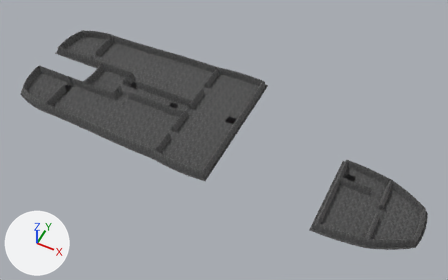
The glTF model cpp-version/assets/ships/ship1/levels3d/level_1/level_1.gltf: old version first, new version second.
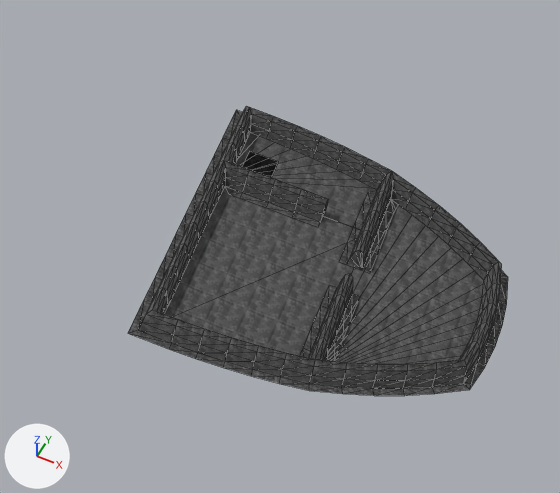
The first picture shows the older version from a 50 mm lens placed at (74.5, -56.8, 84.0), pointed at (40.3, 11.5, -1.3). The close-ups show the older and then the newer version on the part from 60% to 99% of the width and 45% to 100% of the height of that picture. Only the edits that show in the close-ups are written down. The axes (+X, +Y, +Z) are drawn at lower left. The lights are the same throughout. The close-ups show mesh edges as thin lines. Vertices at exactly the same position are counted once.
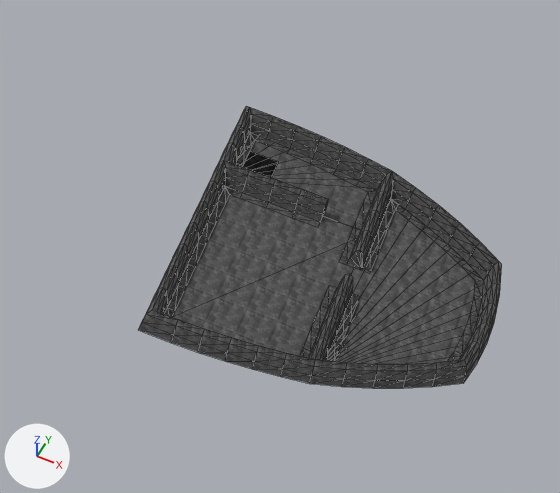
The change in detail:
me_mesh_106 is used by ob_mesh_106; location (0.0, 0.0, 0.0).
me_mesh_106 had 14 vertices, 12 faces and spanned x 61.77..70.92, y -0.81..0.42, z 0.03.
me_mesh_106 now has 14 vertices, 12 faces and spans x 62.99..70.31, y 0.41..1.48, z 0.03.
me_mesh_106 part 1: 14 of 14 vertices moved; they spanned x 61.77..70.92, y -0.81..0.42, z 0.03 and now span x 62.99..70.31, y 0.41..1.48, z 0.03; mean shift (-0.02, 1.2, 0.0).
me_mesh_108 is used by ob_mesh_108; location (0.0, 0.0, 0.0).
me_mesh_108 had 12 vertices, 10 faces and spanned x 70.82..77.93, y 0.03..3.82, z 0.03.
me_mesh_108 now has 12 vertices, 10 faces and spans x 71.12..76.86, y 1.38..4.55, z 0.03.
me_mesh_108 part 2: 12 of 12 vertices moved; they spanned x 70.82..77.93, y 0.03..3.82, z 0.03 and now span x 71.12..76.86, y 1.38..4.55, z 0.03; mean shift (-0.47, 1.09, 0.0).
me_mesh_110 is used by ob_mesh_110; location (0.0, 0.0, 0.0).
me_mesh_110 had 12 vertices, 10 faces and spanned x 77.57..78.42, y 3.58..11.05, z 0.03.
me_mesh_110 now has 12 vertices, 10 faces and spans x 76.5..77.2, y 4.31..10.32, z 0.03.
me_mesh_110 part 3: all 2 vertices in x 78.01..78.42, y 6.62..6.64, z 0.03 are moved by (-1.22, 0.06, 0.0).
me_mesh_110 part 4: all 2 vertices in x 77.88..78.28, y 9.33..9.39, z 0.03 are moved by (-1.21, -0.18, 0.0).
me_mesh_110 part 5: all 2 vertices in x 77.88..78.28, y 5.24..5.3, z 0.03 are moved by (-1.21, 0.18, 0.0).
me_mesh_110 part 6: all 2 vertices in x 77.57..77.93, y 10.81..11.05, z 0.03 are moved by (-1.07, -0.73, 0.0).
me_mesh_110 part 7: all 2 vertices in x 77.57..77.93, y 3.58..3.82, z 0.03 are moved by (-1.07, 0.73, 0.0).
Other edits to the shape of me_mesh_110 do not show in these pictures.
me_mesh_116 is used by ob_mesh_116; location (0.0, 0.0, 0.0).
Before the commit, vertices of me_mesh_116: 2 (61.77, 13.28, 0.03) at pixel (222, 137), 3 (62.18, 13.28, 0.03) at pixel (229, 139), 4 (61.77, 11.92, 0.03) at pixel (214, 154), 5 (62.18, 11.92, 0.03) at pixel (221, 157).
me_mesh_116 had 8 vertices, 6 faces and spanned x 61.77..62.18, y 10.57..15.44, z 0.03.
me_mesh_116 now has 8 vertices, 6 faces and spans x 62.99..63.4, y 10.97..14.22, z 0.03.
Part 8, on me_mesh_116:
Vertices 2 to 5 of me_mesh_116 move by (1.22, 0.0, 0.0).
Vertex 0 of me_mesh_116 moves from (61.77, 15.44, 0.03) at pixel (236, 109) to (62.99, 14.22, 0.03) at pixel (249, 132).
Vertex 1 of me_mesh_116 moves from (62.18, 15.04, 0.03) at pixel (240, 117) to (63.4, 13.82, 0.03) at pixel (254, 140).
Vertex 6 of me_mesh_116 moves from (61.77, 10.57, 0.03) at pixel (205, 172) to (62.99, 10.97, 0.03).
Vertex 7 of me_mesh_116 moves from (62.18, 10.57, 0.03) at pixel (212, 175) to (63.4, 11.38, 0.03).
me_mesh_118 is used by ob_mesh_118; location (0.0, 0.0, 0.0).
me_mesh_118 had 16 vertices, 14 faces and spanned x 61.77..62.18, y -0.81..10.57, z 0.03.
me_mesh_118 now has 16 vertices, 14 faces and spans x 62.99..63.4, y 0.41..10.16, z 0.03.
me_mesh_118 part 9: the 1 vertex in x 61.77, y 10.57, z 0.03 is moved by (1.22, -0.41, 0.0).
me_mesh_118 part 10: all 12 vertices in x 61.77..62.18, y 1.51..9.06, z 0.03 are moved by (1.22, 0.0, 0.0).
me_mesh_118 part 11: all 2 vertices in x 61.77..62.18, y -0.81..-0.41, z 0.03 are moved by (1.22, 1.22, 0.0).
Other edits to the shape of me_mesh_118 do not show in these pictures.

Pixel boxes (x1, y1, x2, y2) of what changed, in the close-ups (560 x 493 px; the box of a moved part takes in the faces that stretch with it):
'Mesh_118', reshaped (22% narrower, 18% shorter)
    before: (128, 173, 212, 333)
    after: (164, 186, 229, 317)
'Mesh_110', reshaped
    before: (464, 277, 508, 390)
    after: (448, 280, 484, 361)
'Mesh_106', reshaped (not visible afterwards)
    before: (129, 330, 309, 390)
'Mesh_108', reshaped (not visible afterwards)
    before: (309, 383, 469, 395)
'Mesh_116', reshaped
    before: (206, 111, 240, 175)
    after: (235, 134, 254, 167)
part 3 of me_mesh_110, moved or reshaped
    before: (488, 323, 502, 346)
    after: (464, 315, 478, 336)
part 4 of me_mesh_110, moved or reshaped
    before: (494, 302, 507, 325)
    after: (470, 296, 482, 317)
part 5 of me_mesh_110, moved or reshaped
    before: (478, 343, 495, 366)
    after: (455, 333, 471, 354)
part 6 of me_mesh_110, moved or reshaped
    before: (499, 277, 508, 304)
    after: (474, 280, 484, 298)
part 7 of me_mesh_110, moved or reshaped (mostly hidden afterwards)
    before: (464, 363, 485, 390)
    after: (448, 351, 462, 361)
part 9 of me_mesh_118, moved or reshaped
    before: (196, 173, 212, 195)
    after: (218, 186, 229, 203)
part 10 of me_mesh_118, moved or reshaped
    before: (144, 193, 203, 301)
    after: (167, 201, 225, 310)
part 11 of me_mesh_118, moved or reshaped (mostly hidden afterwards)
    before: (128, 299, 152, 333)
    after: (164, 308, 175, 317)
